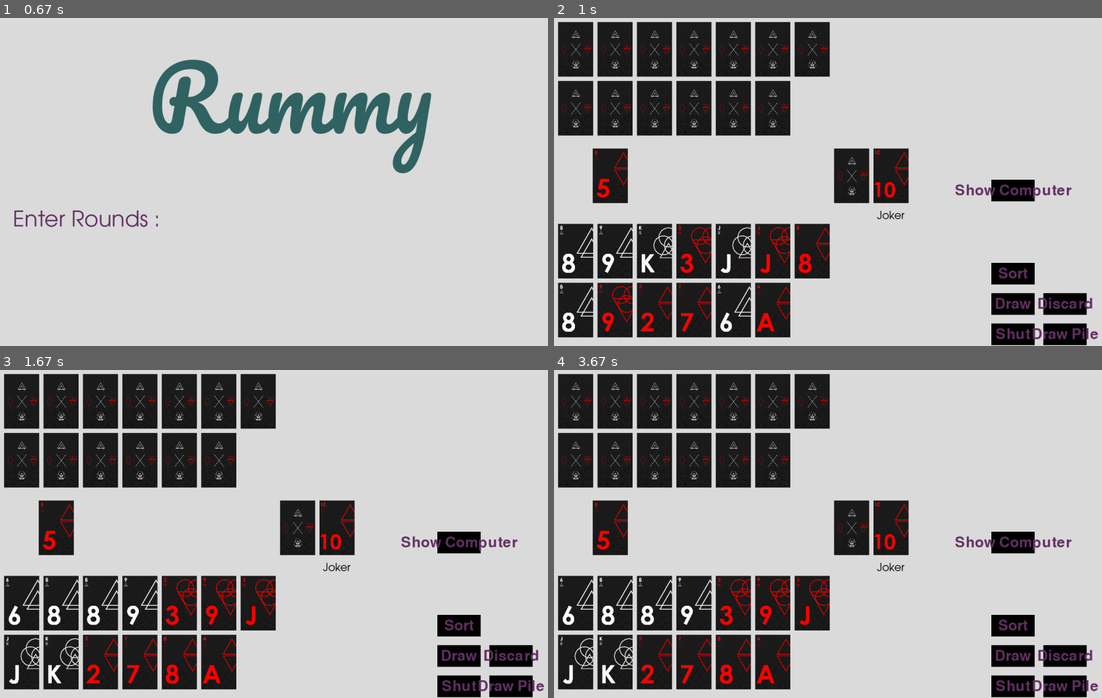
Above: before the commit, frames 1-4 (two rows, left to right).
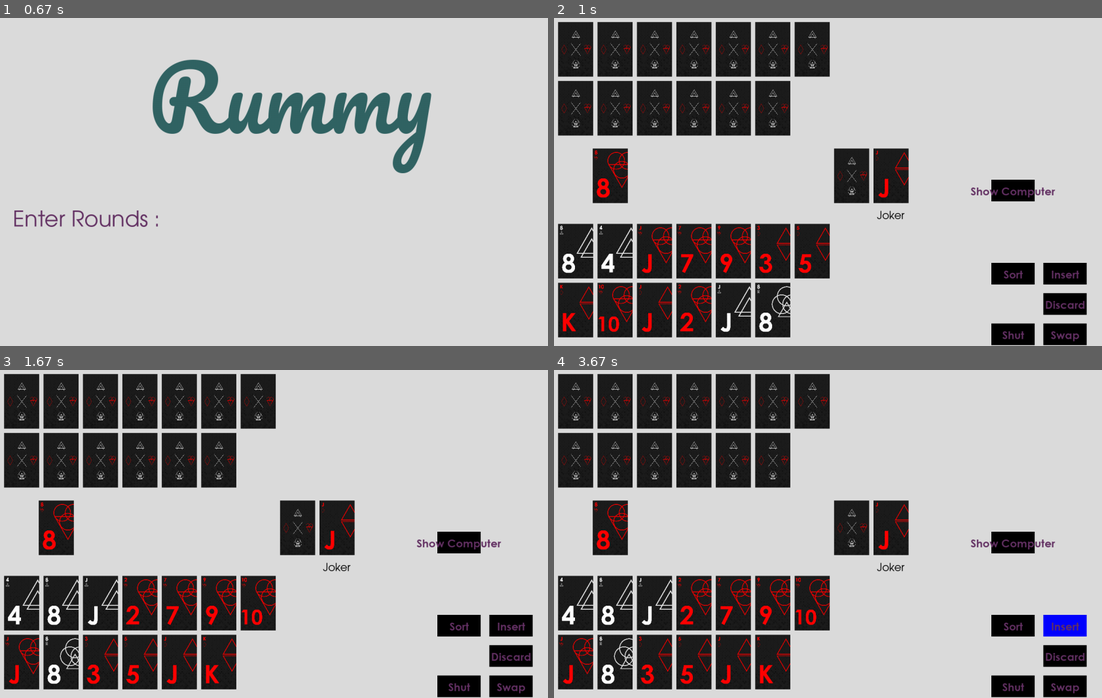
Above: after the commit, the same moments.

Repository: rohanj-02/Rummy
Game: pygame game, started from main.py
Same seed, same stepped clock (60 frames per second), same inputs: the game is played once before the commit and once after it.
Inputs (mouse positions are in pixels of both pictures, inside the frame that each line leads up to):
- Up to frame 1 (0.67 s): tap Enter at 0.33 s
- Up to frame 2 (1 s): tap Enter at 0.67 s
- Up to frame 3 (1.67 s): tap Enter at 1 s; tap S at 1.33 s
- Up to frame 4 (3.67 s): tap I at 1.67 s; click (817, 616) at 2.05 s; click (1047, 619) at 3.38 s

Frame 1 is identical in both runs. In frame 2, 4.4% of the frame differs, in the area x 1-100%, y 40-99%; in frame 3, 3.6%; in frame 4, 3.6%.

Commit message:
Swap and Insert added

Diff:
--- a/button.py
+++ b/button.py
@@ -8,11 +8,7 @@
 black = [0,0,0]
 shift = False
 padding = 40
-fontName = "centurygothic"
-# screen = pygame.display.set_mode((X,Y))
-
-#Title and Icon
-# pygame.display.set_caption("Rummy")
+fontName = "centuryGothic.ttf"
 
 class Button():
     """
@@ -31,7 +27,7 @@
         self.color = [0,0,0]
         self.hover_color = [0,0,255]
         self.click_color = [0,255,0]
-        self.font = pygame.font.Font(None, 50)
+        self.font = pygame.font.Font(fontName, 25)
         self.title_img = self.font.render(self.title, True, color1)
         self.title_img_rect = self.title_img.get_rect()
         self.title_img_rect.center = (self.position[0] + self.width //2, self.position[1] + self.height//2)
@@ -67,21 +63,3 @@
         else:
             pygame.draw.rect(screen, self.color, (self.position[0], self.position[1], self.width, self.height))
         screen.blit(self.title_img, self.title_img_rect)
-
-
-# nice = Button("NICE")
-#
-# running = True
-#
-# while running:
-#     nice.display(screen)
-#     for event in pygame.event.get():
-#         # if nice.click(pygame.mouse.get_pos()):
-#             # print("HOVERRR")
-#         nice.check(pygame.mouse.get_pos(), event)
-#         if nice.is_clicked:
-#             print("nice")
-#         if event.type == pygame.QUIT:
-#             pygame.quit()
-#             quit()
-#         pygame.display.update()
--- a/cards.py
+++ b/cards.py
@@ -1,6 +1,8 @@
 import random
+from copy import deepcopy
 import copy
 import pygame
+from button import Button
 
 HAND_SIZE = 13
 SUIT = ['spades', 'hearts', 'clubs', 'diamonds']
@@ -171,6 +173,13 @@
             __str__() : Overloading of the str() operator. str(card) gives "suit-rank"
     """
     def __init__(self, card_rank, card_suit, isjoker = False):
+        self.position = (0,0)
+        img = pygame.image.load('assets/back.png')
+        img = pygame.transform.scale(img, (img.get_width()//4, img.get_height()//4))
+        self.is_hover = False
+        self.is_clicked = False
+        self.width = img.get_width()
+        self.height = img.get_height()
         self.rank = card_rank
         self.suit = card_suit
         self.isjoker = isjoker
@@ -216,6 +225,20 @@
         card_img = pygame.image.load("assets/"+img_name+".png")
         card_img = pygame.transform.scale(card_img, (card_img.get_width()//4, card_img.get_height()//4))
         return card_img
+
+    def check(self, mouse_pos, event):
+        """
+        """
+        if mouse_pos[0] >= self.position[0] and mouse_pos[0] <= self.position[0] + self.width and mouse_pos[1] >= self.position[1] and mouse_pos[1] <= self.position[1] + self.height:
+            self.is_hover = True
+            if event.type == pygame.MOUSEBUTTONDOWN:
+                self.is_hover = False
+                self.is_clicked = True
+            else:
+                self.is_clicked = False
+        else:
+            self.is_clicked = False
+            self.is_hover = False
 
 
 class Deck():
@@ -287,6 +310,7 @@
             Updates the card at the open pile of cards.
         """
         self.pile = copy.deepcopy(card)
+        return None
 
     def show_pile(self):
         """
@@ -339,7 +363,7 @@
         """
         for i in range(len(self.hand)):
             if self.hand[i].suit == card.suit and self.hand[i].rank == card.rank:
-                self.hand.pop(i)
+                c = self.hand.pop(i)
                 return None
         return None
 
@@ -498,6 +522,21 @@
                                     return (True, total_hand)
         return (False, False)
 
+    def swap(self, index):
+        index.sort()
+        first = self.hand.pop(index[0])
+        second = self.hand.pop(index[1]-1)
+        self.hand.insert(index[0], second)
+        self.hand.insert(index[1], first)
+
+    def insert(self, index):
+        if index[0] > index[1]:
+            elem = self.hand.pop(index[0])
+            self.hand.insert(index[1] + 1, elem)
+        else:
+            elem = self.hand.pop(index[0])
+            self.hand.insert(index[1], elem)
+
     def show_hand(self):
         """
             Returns a list of images of the card that are present in its hand
@@ -510,10 +549,10 @@
             # i += 1
         return img_list
 # full_deck = Deck(2)
-player1 = Player("")
-player2 = Player("")
-d = Deck(1)
-player1.deal_cards(d)
+# player1 = Player("")
+# player2 = Player("")
+# d = Deck(1)
+# player1.deal_cards(d)
 
 # print(id(player1.hand) == id(player2.hand))
 # test_hand = [Card('5','hearts'),Card('7','diamonds'),Card('9','diamonds'),Card('6','diamonds'),Card('8','clubs'),Card('9','clubs'),Card('7','clubs'),Card('8','diamonds'),Card('3','clubs'),Card('3','hearts'),Card('3','spades'),Card('7','hearts'),Card('6','hearts'),Card('10','diamonds')]
@@ -526,8 +565,8 @@
 #         print(list(map(str, i)))
 # else:
 #     print(False)
-deck = Deck(2)
-print(str(deck.draw_card()))
+# deck = Deck(2)
+# print(str(deck.draw_card()))
 # player1.discard_card(Card('10','diamonds'))
 # player1.discard_card(Card('9','diamonds'))
 # player1.draw_card(Card('J', 'hearts',True))
--- a/main.py
+++ b/main.py
@@ -50,15 +50,20 @@
 computer.deal_cards(deck)
 deck.shuffle_cards()
 deck.set_joker()
-c = deck.draw_card()
-deck.update_pile(c)
+cardss = deck.draw_card()
+deck.update_pile(cardss)
+draw = Card('A', 'spades')
+swap = Button("Swap", (3*X//4 + 120, 3*Y//4 + 140))
+insert = Button("Insert", (3*X//4 + 120, 3*Y//4))
 sort = Button("Sort",(3*X//4, 3*Y//4))
-draw = Button("Draw", (3*X//4, 3*Y//4 + 70))
 shut = Button("Shut",(3*X//4, 3*Y//4 + 140))
-draw_from_pile = Button("Draw Pile", (3*X//4 + 120, 3*Y/4 + 140))
 discard = Button("Discard",(3*X//4 + 120, 3*Y//4 + 70 ))
 showCP = Button("Show Computer", (3*X//4, Y//2))
-
+user.turn = True
+discard_mode = False
+swap_mode = False
+insert_mode = False
+index = []
 
 def show_game(screen, player, deck):
     images = player.show_hand()
@@ -66,8 +71,10 @@
     #Show Player Cards
     for i in images:
         if count < 7:
+            player.hand[count].position = (count*(i.get_width() + card_gap)+ padding ,Y - 2*i.get_height() - padding- card_gap)
             screen.blit(i, (count*(i.get_width() + card_gap)+ padding ,Y - 2*i.get_height() - padding- card_gap))
         else:
+            player.hand[count].position = ((count-7)*(i.get_width() + card_gap)+ padding ,Y - i.get_height() - padding)
             screen.blit(i, ((count-7)*(i.get_width() + card_gap)+ padding ,Y - i.get_height() - padding))
         count += 1
     back = pygame.image.load('assets/back.png')
@@ -90,6 +97,7 @@
     #show pile
     img = deck.show_pile()
     # img = pygame.transform.scale(img, (img.get_width()//4, img.get_height()//4))
+    deck.pile.position = (5*padding, 2*(img.get_height() + card_gap + padding))
     screen.blit(img, (5*padding, 2*(img.get_height() + card_gap + padding)))
     #show Joker
     img = deck.joker.show()
@@ -100,32 +108,87 @@
     joker_rect.center = [8*(back.get_width() + card_gap) + back.get_width()//2 + padding ,3*(back.get_height() + card_gap + padding)]
     screen.blit(joker, joker_rect)
     #show deck
+    draw.position = (7*(back.get_width() + card_gap) + padding ,2*(back.get_height() + card_gap + padding))
     screen.blit(back, (7*(back.get_width() + card_gap) + padding ,2*(back.get_height() + card_gap + padding)))
     #show buttons
     sort.display(screen)
-    draw.display(screen)
     shut.display(screen)
-    draw_from_pile.display(screen)
     discard.display(screen)
     showCP.display(screen)
+    insert.display(screen)
+    swap.display(screen)
 
 def player_turn(event, mouse_pos):
+    global discard_mode, swap_mode, index, insert_mode
     sort.check(mouse_pos, event)
     draw.check(mouse_pos, event)
+    insert.check(mouse_pos,event)
     shut.check(mouse_pos, event)
-    draw_from_pile.check(mouse_pos, event)
+    swap.check(mouse_pos, event)
     discard.check(mouse_pos, event)
+    deck.pile.check(mouse_pos,event)
+
+    for i in range(len(user.hand)):
+        user.hand[i].check(mouse_pos, event)
+    i = 0
+    while i < len(user.hand):
+        # if user.hand[i].is_clicked :
+        #     print(i)
+        if user.hand[i].is_clicked and discard_mode :
+            print("Discard ", i)
+            user.turn = False
+            computer.turn = True
+            deck.pile = Card(user.hand[i].rank, user.hand[i].suit)
+            user.discard_card(user.hand[i])
+            i -= 1
+            discard_mode = False
+        if user.hand[i].is_clicked and swap_mode :
+            index.append(i)
+            if len(index) >= 2:
+                swap_mode = False
+                user.swap(index)
+                print(index[0],index[1]) # got to implement swap function in player class
+                index = []
+        if user.hand[i].is_clicked and insert_mode :
+            index.append(i)
+            if len(index) >= 2:
+                insert_mode = False
+                user.insert(index)
+                print("Insert",index[0],index[1]) # got to implement insert function in player class
+                index = []
+        i += 1
+    if swap.is_clicked or swap_mode or (event.type == pygame.KEYDOWN and event.key == pygame.K_s):
+        swap_mode = True
+    #     if event.type == pygame.MOUSEBUTTONDOWN :
+    #         # code to check which card mouse points to
+    #         index = (mouse_pos[0] - padding)// (draw.width + card_gap)
+    #         print(index)
+    #         if index < 7 :
+    #             swap_mode = False
+    if insert.is_clicked or insert_mode or (event.type == pygame.KEYDOWN and event.key == pygame.K_i):
+        insert_mode = True
+        # ind = (mouse_pos[0] - padding)// (draw.width + card_gap)
+        # print(ind)
+        # if mouse_pos[1] < Y and mouse_pos[1] > Y - draw.width - padding:
+        #     ind += 7
+        # index.append(ind)
+        # if len(index) > 2:
+        #     insert_mode = False
+        #     print("Insert : ", index[0], index[1])
+
+    if deck.pile.is_clicked :
+        user.draw_card(deck.pile)
     if sort.is_clicked :
         user.hand = sort_hand(user.hand)
     if draw.is_clicked :
         user.draw_card(deck.draw_card())
-    if draw_from_pile.is_clicked :
-        user.draw_card(deck.pile)
     if shut.is_clicked:
         if user.shut_game()[0] :
             print("True")
         else:
             print("False")
+    if discard.is_clicked or discard_mode:
+        discard_mode = True
     pygame.display.update()
 
     # screen.blit()
@@ -140,12 +203,11 @@
         screen.blit(heading, heading_rect)
     elif stage[0] == 3:
         show_game(screen, user, deck)
-        # screen.blit(spadeJ.show(), (X//2,Y//2))
     for event in pygame.event.get():
         if stage[0] == 3:
             showCP.check(pygame.mouse.get_pos(), event)
-            player_turn(event, pygame.mouse.get_pos())
-
+            if user.turn :
+                player_turn(event, pygame.mouse.get_pos())
             if event.type == pygame.KEYDOWN:
                 if event.key == pygame.K_RETURN:
                     user.hand = sort_hand(user.hand)
